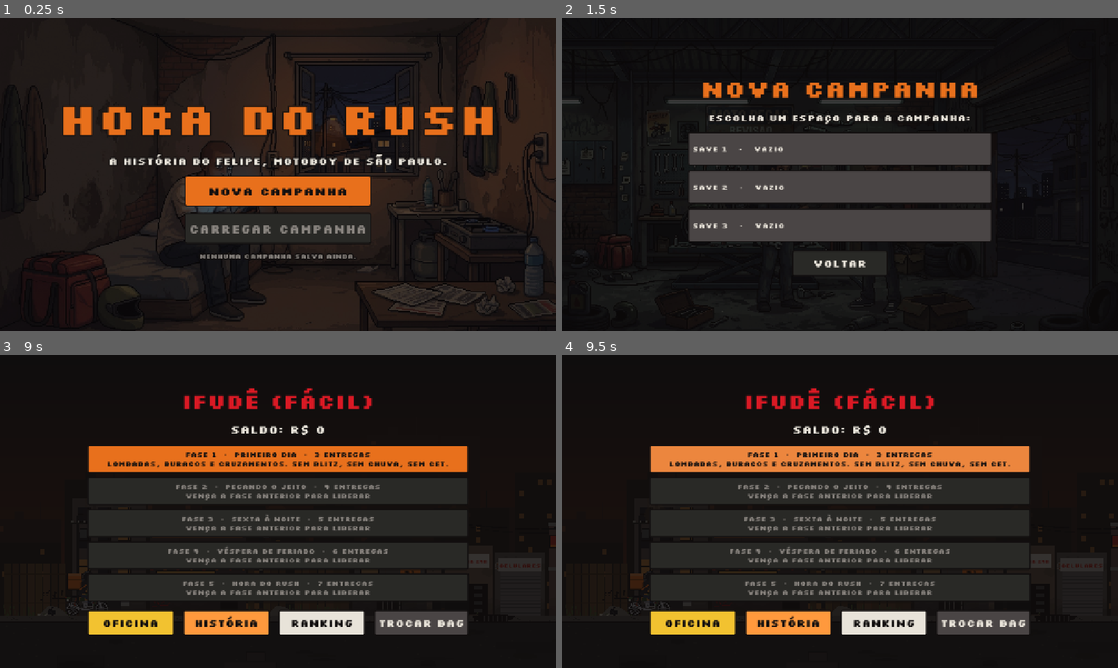
Above: before the commit, frames 1-4 (two rows, left to right).
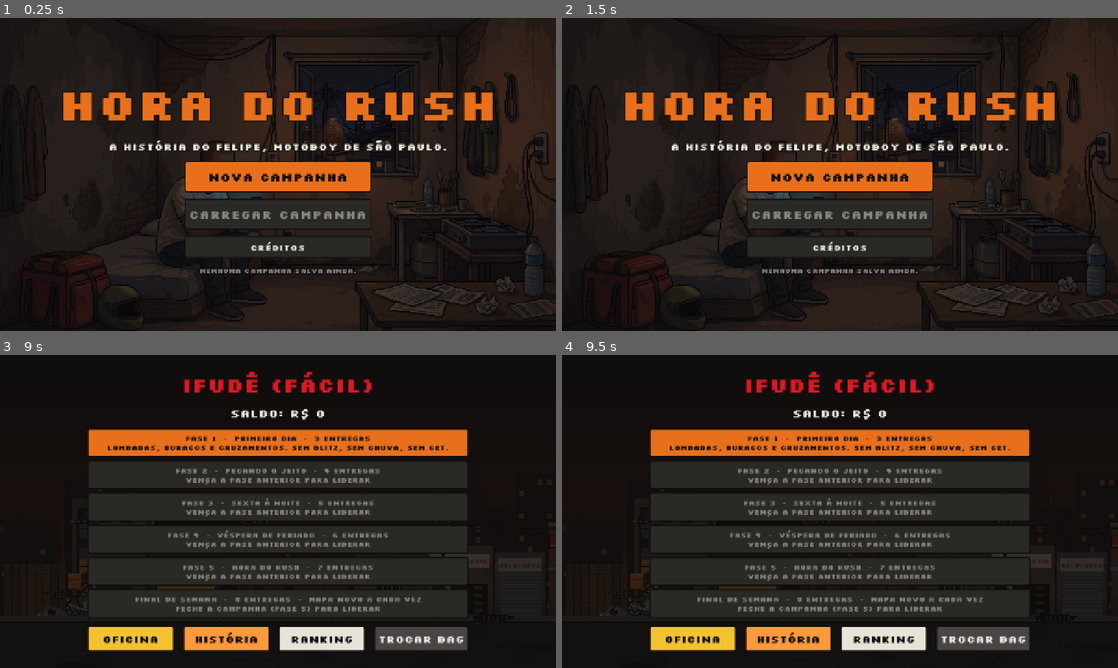
Above: after the commit, the same moments.

Repository: ViniViscas/Hora-do-Rush
Game: Godot game, scene res://scenes/main.tscn
Same seed, same stepped clock (60 frames per second), same inputs: the game is played once before the commit and once after it.
Inputs (mouse positions are in pixels of both pictures, inside the frame that each line leads up to):
- Up to frame 1 (0.25 s): no input
- Up to frame 2 (1.5 s): click "NOVA CAMPANHA" (after the commit: "CRÉDITOS") at 0.5 s; click (1073, 36) at 1.25 s, where only the run after the commit has a clickable "PULAR (ESC)"
- Up to frame 3 (9 s): click (278, 599) at 2 s, where only the run before the commit has a clickable "VOLTAR"; click "NOVA CAMPANHA" at 2.75 s; click "SAVE 1 · Vazio" at 3.5 s; click "iFudê Fácil" at 4.25 s; tap Enter at 5, 5.1, 6.05, 7.35 s; move the mouse to (278, 511) at 5.02 s; hold D (direita) 5.03-6.53 s; click (278, 511) at 5.17 s; tap Space (pulo) at 5.27, 6.02, 7.52, 8.27 s; tap Keypad Enter at 5.3, 5.85, 6.8, 8.1 s; move the mouse to (166, 527) at 5.77 s; click (166, 527) at 5.92 s; move the mouse to (333, 442) at 6.52 s; hold A (esquerda) 6.53-7.28 s; hold S (freio) 6.53-7.28 s; click (333, 442) at 6.67 s; move the mouse to (250, 574) at 7.27 s; hold D (direita) 7.28-8.78 s; click (250, 574) at 7.42 s; move the mouse to (444, 558) at 8.02 s; click (444, 558) at 8.17 s; tap P (pausa) at 8.65 s; move the mouse to (111, 464) at 8.77 s; hold A (esquerda) from 8.78 s (still down); tap 0 at 8.85 s; click (111, 464) at 8.92 s
- Up to frame 4 (9.5 s): keep holding A (esquerda); tap Space (pulo) at 9.02 s; tap Enter at 9.05 s; tap Escape at 9.4 s

The runs differ from the first frame. In frame 1, 12% of the frame differs, in the area x 11-89%, y 23-82%; in frame 2, 40%, in the area x 0-100%, y 0-100%; in frame 3, 29%; in frame 4, 30%.

Commit message:
Modo Final de semana, tutorial da Tati, ícone, créditos e imagens no README
- Final de semana: fase extra por capítulo (liberada ao fechar a campanha),
  mapa novo a cada tentativa, 8 entregas, mais perigo, paga 30% a mais,
  recorde e ranking próprios
- Tutorial: balão da Tati com dicas na primeira fase do iFudê
- Ícone em pixel art (Windows e Android); exportação do Windows agora grava
  ícone, nome e versão no .exe
- Créditos rolando no fim do capítulo 3 e pela tela inicial
- Aviso de conquista dentro da tela e abaixo do HUD
- README com imagens do jogo; README e GDD atualizados; versão 0.8.0

Co-Authored-By: Claude Opus 5.5 <noreply@anthropic.com>

Diff:
--- a/project.godot
+++ b/project.godot
@@ -14,6 +14,8 @@
 config/description="Jogo de plataforma 2D de motoqueiro entregador (Trabalho A3)."
 run/main_scene="res://scenes/main.tscn"
 config/features=PackedStringArray("4.7", "GL Compatibility")
+config/icon="res://assets/icone.png"
+config/windows_native_icon="res://assets/icone.ico"
 
 [display]
 
--- /dev/null
+++ b/src/creditos.gd
@@ -0,0 +1,122 @@
+extends Control
+## Créditos rolando de baixo para cima sobre uma imagem da história.
+## Aparecem depois do final do capítulo 3 e pelo botão CRÉDITOS da tela inicial.
+## Esc, Espaço, Enter ou o botão PULAR encerram; o sinal "terminou" avisa quem chamou.
+
+signal terminou
+
+const Config := preload("res://src/game_config.gd")
+const UI := preload("res://src/ui_util.gd")
+const Historia := preload("res://src/historia.gd")
+
+const VELOCIDADE := 55.0   # px/s
+
+## [texto, tamanho, cor]: "" = espaço em branco
+const LINHAS := [
+	["HORA DO RUSH", 72, "laranja"],
+	["A história do Felipe e da Tati", 22, "papel"],
+	["", 60, ""],
+	["GRUPO", 30, "amarelo"],
+	["Anna Carolina Martins", 24, "papel"],
+	["Pedro Henrique Nascimento", 24, "papel"],
+	["Isaías de Lima Gomes", 24, "papel"],
+	["Vinícius Viscardi Silveira", 24, "papel"],
+	["Júlia Silva de Araújo", 24, "papel"],
+	["", 50, ""],
+	["TRABALHO A3", 30, "amarelo"],
+	["Usabilidade, desenvolvimento web, mobile e jogos", 20, "papel"],
+	["Professor Elzo Brito dos Santos Filho", 20, "papel"],
+	["", 50, ""],
+	["FEITO COM", 30, "amarelo"],
+	["Godot Engine 4.7", 22, "papel"],
+	["Código escrito pelo grupo com o Claude Code (IA da Anthropic)", 18, "cinza"],
+	["", 40, ""],
+	["ARTE", 30, "amarelo"],
+	["Cenário, moto, obstáculos e personagens desenhados por código", 18, "papel"],
+	["Cutscenes e fundo da oficina gerados com IA (Google Gemini)", 18, "papel"],
+	["", 40, ""],
+	["SOM", 30, "amarelo"],
+	["Efeitos e trilhas sintetizados por código", 18, "papel"],
+	["Funk paulista, funk das antigas e funk bruxaria: composição original", 18, "papel"],
+	["", 40, ""],
+	["FONTE", 30, "amarelo"],
+	["Silkscreen, de Jason Kottke (SIL Open Font License)", 18, "papel"],
+	["", 80, ""],
+	["Valeu por jogar!", 34, "laranja"],
+	["Bora pro próximo turno.", 20, "papel"],
+]
+
+var _rolo: VBoxContainer
+var _acabou := false
+var _iniciado := false
+
+
+func _ready() -> void:
+	mouse_filter = Control.MOUSE_FILTER_STOP
+	var foto: TextureRect = UI.tela_cheia(TextureRect.new())
+	foto.texture = load(Historia.caminho("16_cap3_final.jpg"))
+	foto.expand_mode = TextureRect.EXPAND_IGNORE_SIZE
+	foto.stretch_mode = TextureRect.STRETCH_KEEP_ASPECT_COVERED
+	foto.mouse_filter = Control.MOUSE_FILTER_IGNORE
+	add_child(foto)
+	var escuro: ColorRect = UI.tela_cheia(ColorRect.new())
+	escuro.color = Color(0.04, 0.03, 0.03, 0.86)
+	escuro.mouse_filter = Control.MOUSE_FILTER_IGNORE
+	add_child(escuro)
+
+	var cores := {"laranja": Config.COR_LARANJA, "amarelo": Config.COR_AMARELO,
+		"papel": Config.COR_PAPEL, "cinza": Config.COR_CINZA_CLARO}
+	_rolo = VBoxContainer.new()
+	_rolo.add_theme_constant_override("separation", 10)
+	_rolo.mouse_filter = Control.MOUSE_FILTER_IGNORE
+	add_child(_rolo)
+	for l in LINHAS:
+		if l[0] == "":
+			var vazio := Control.new()
+			vazio.custom_minimum_size = Vector2(0, l[1])
+			_rolo.add_child(vazio)
+			continue
+		var r := UI.label(l[0], l[1], cores[l[2]], 6)
+		r.horizontal_alignment = HORIZONTAL_ALIGNMENT_CENTER
+		_rolo.add_child(r)
+
+	var pular: Button = UI.botao("PULAR (ESC)", Config.COR_CINZA_ESCURO, Config.COR_PAPEL, 14)
+	pular.position = Vector2(1100, 20)
+	pular.size = Vector2(160, 40)
+	pular.pressed.connect(_encerrar)
+	add_child(pular)
+	resized.connect(_posicionar_inicio)
+	_posicionar_inicio.call_deferred()
+
+
+func _posicionar_inicio() -> void:
+	if _iniciado or size.y <= 0.0:
+		return
+	_iniciado = true
+	_rolo.size.x = size.x
+	_rolo.position = Vector2(0, size.y * 0.7)
+
+
+func _process(delta: float) -> void:
+	if _acabou or not _iniciado:
+		return
+	_rolo.size.x = size.x
+	_rolo.position.y -= VELOCIDADE * delta
+	# Terminou quando a última linha passa do meio da tela
+	if _rolo.position.y + _rolo.size.y < size.y * 0.45:
+		_encerrar()
+
+
+func _input(event: InputEvent) -> void:
+	if not (event is InputEventKey and event.pressed and not event.echo):
+		return
+	if event.keycode in [KEY_ESCAPE, KEY_SPACE, KEY_ENTER, KEY_KP_ENTER]:
+		get_viewport().set_input_as_handled()
+		_encerrar()
+
+
+func _encerrar() -> void:
+	if _acabou:
+		return
+	_acabou = true
+	terminou.emit()
--- /dev/null
+++ b/src/dica_tati.gd
@@ -0,0 +1,111 @@
+extends CanvasLayer
+## Tutorial: balão da Tati na parte de baixo da tela, com o rosto dela em pixel art.
+## main.gd chama dizer() nos momentos certos da primeira fase; as falas entram numa fila
+## e cada uma fica na tela o tempo de ler. Fica embaixo, no meio, entre os botões de toque.
+
+const Config := preload("res://src/game_config.gd")
+const UI := preload("res://src/ui_util.gd")
+const Personagem := preload("res://src/personagem.gd")
+const Som := preload("res://src/som.gd")
+
+const PIXEL := 2
+const LARGURA := 760.0
+
+var _painel: PanelContainer
+var _texto: Label
+var _tati
+var _fila: Array = []
+var _restante := 0.0
+
+
+func _ready() -> void:
+	layer = 12
+	_painel = PanelContainer.new()
+	var estilo := UI.estilo(Color(0.07, 0.06, 0.06, 0.92), Config.COR_LARANJA, 6, 3)
+	estilo.set_content_margin_all(6)
+	_painel.add_theme_stylebox_override("panel", estilo)
+	_painel.mouse_filter = Control.MOUSE_FILTER_IGNORE
+	_painel.custom_minimum_size = Vector2(LARGURA, 0)
+	_painel.visible = false
+	add_child(_painel)
+
+	var linha := HBoxContainer.new()
+	linha.add_theme_constant_override("separation", 14)
+	_painel.add_child(linha)
+	linha.add_child(_retrato())
+
+	var coluna := VBoxContainer.new()
+	coluna.alignment = BoxContainer.ALIGNMENT_CENTER
+	linha.add_child(coluna)
+	coluna.add_child(UI.label("TATI", 15, Config.COR_LARANJA, 4))
+	_texto = UI.label("", 15, Config.COR_PAPEL, 4)
+	_texto.autowrap_mode = TextServer.AUTOWRAP_WORD_SMART
+	_texto.custom_minimum_size = Vector2(LARGURA - 130.0, 0)
+	coluna.add_child(_texto)
+
+
+## Rosto e ombros da Tati (o mesmo desenho da oficina), ampliado sem suavizar.
+func _retrato() -> Control:
+	var area := Vector2i(40, 42)
+	var caixa := SubViewportContainer.new()
+	caixa.stretch = true
+	caixa.stretch_shrink = PIXEL
+	caixa.texture_filter = CanvasItem.TEXTURE_FILTER_NEAREST
+	caixa.mouse_filter = Control.MOUSE_FILTER_IGNORE
+	caixa.custom_minimum_size = Vector2(area * PIXEL)
+	var tela := SubViewport.new()
+	tela.transparent_bg = true
+	tela.canvas_item_default_texture_filter = Viewport.DEFAULT_CANVAS_ITEM_TEXTURE_FILTER_NEAREST
+	caixa.add_child(tela)
+	_tati = Personagem.new()
+	_tati.tipo = "mecanica"
+	_tati.olhando_direita = true
+	_tati.position = Vector2(area.x / 2.0, 90.0)   # pés bem abaixo: só aparece da cintura para cima
+	tela.add_child(_tati)
+	return caixa
+
+
+## Põe a fala na fila; aparece assim que a anterior sair.
+func dizer(texto: String) -> void:
+	_fila.append(texto)
+	if not _painel.visible:
+		_proxima()
+
+
+func calar() -> void:
+	_fila.clear()
+	_restante = 0.0
+	_painel.visible = false
+
+
+func _proxima() -> void:
+	if _fila.is_empty():
+		_painel.visible = false
+		_tati.falando = false
+		return
+	var texto: String = _fila.pop_front()
+	_texto.text = texto
+	_restante = 3.5 + texto.length() * 0.045
+	_painel.visible = true
+	_tati.falando = true
+	_tati.expressao = Personagem.Expressao.FELIZ
+	Som.tocar("bipe", -6.0, 1.3)
+	# Posição: embaixo, no meio (o tamanho só fica certo depois do texto entrar)
+	_painel.reset_size()
+	var tela := get_viewport().get_visible_rect().size
+	_painel.position = Vector2((tela.x - _painel.size.x) / 2.0, tela.y - _painel.size.y - 6.0)
+	_painel.modulate.a = 0.0
+	create_tween().tween_property(_painel, "modulate:a", 1.0, 0.2)
+
+
+func _process(delta: float) -> void:
+	if not _painel.visible:
+		return
+	# Reposiciona (o autowrap pode mudar a altura no primeiro quadro)
+	var tela := get_viewport().get_visible_rect().size
+	_painel.position = Vector2((tela.x - _painel.size.x) / 2.0, tela.y - _painel.size.y - 6.0)
+	_restante -= delta
+	if _restante <= 0.4:
+		_tati.falando = false
+	if _restante <= 0.0:
+		_proxima()
--- a/src/game_config.gd
+++ b/src/game_config.gd
@@ -137,6 +137,27 @@
 	},
 ]
 
+# --- Modo Final de semana ---
+# Fase extra de cada capítulo, liberada ao fechar a campanha da bag. Mapa novo a cada
+# tentativa (semente sorteada), mais entregas, menos tempo e mais perigo; paga mais
+# (plantão de fim de semana). Usa o índice FASE_FDS logo depois das fases da campanha.
+const FASE_FDS := 5
+const FINAL_DE_SEMANA := {
+	"nome": "Final de semana",
+	"descricao": "Mapa novo a cada vez, 8 entregas e pouco tempo. O plantão paga mais.",
+	"entregas": 8,
+	"tempo": 0.88,
+	"quantidade": {"lombada": [4, 6], "boca": [4, 6], "terra": [1, 3], "cruzamento": [2, 3], "blitz": [1, 2]},
+	"chuva": 1.5, "cet": 1.3, "blitz": 1.5,
+	"pagamento": 1.3,
+}
+
+
+## Definição da fase pelo índice: as da campanha ou o Final de semana.
+static func def_fase(i: int) -> Dictionary:
+	return FINAL_DE_SEMANA if i == FASE_FDS else FASES[i]
+
+
 # --- Capítulos da história ---
 # true: cada bag (capítulo) só é liberada depois de fechar a campanha da anterior
 # (iFudê -> 99 Problemas -> Kitreta). false: as três bags ficam livres desde o início.
--- a/src/main.gd
+++ b/src/main.gd
@@ -22,6 +22,7 @@
 const Efeitos := preload("res://src/efeitos.gd")
 const Historia := preload("res://src/historia.gd")
 const Conquistas := preload("res://src/conquistas.gd")
+const DicaTati := preload("res://src/dica_tati.gd")
 
 const LARGURA_FASE := Gerador.LARGURA
 const PX_POR_METRO := 16.0
@@ -81,6 +82,9 @@
 var _tremor := 0.0          # segundos de tremor restantes
 var _tremor_forca := 0.0
 var quedas := 0             # tombos na fase (conquista "Liso")
+var dica  # DicaTati: tutorial da primeira fase
+var _tutorial := false      # ligado na fase 1 do iFudê até ela ser vencida uma vez
+var _dicas_ditas := {}
 
 
 func _ready() -> void:
@@ -94,8 +98,9 @@
 		dif_id = jogar
 		n_fase = fase_pendente
 		prog = Progresso.carregar(dif_id)
-		fase = Gerador.new().gerar(_escolher_semente(prog.sementes[n_fase]),
-			Config.FASES[n_fase].quantidade)
+		# Final de semana: mapa novo a cada tentativa; na campanha, o mapa fixo da fase
+		var semente: int = rng.randi_range(1, 999999) if n_fase == Config.FASE_FDS else prog.sementes[n_fase]
+		fase = Gerador.new().gerar(_escolher_semente(semente), Config.def_fase(n_fase).quantidade)
 	else:
 		fase = Gerador.new().gerar(_escolher_semente(rng.randi_range(1, 999999)))
 	_criar_fundo()
@@ -105,7 +110,7 @@
 	if jogar != "":
 		# Cartão da história antes da fase, só na primeira vez que ela é jogada
 		var chave := "fase_%s_%d" % [jogar, n_fase]
-		if Progresso.visto(chave):
+		if n_fase == Config.FASE_FDS or Progresso.visto(chave):
 			_iniciar(jogar, n_fase)
 		else:
 			Som.musica("menu")
@@ -321,6 +326,8 @@
 	popup.acertou.connect(_on_codigo_certo)
 	popup.errou.connect(_on_codigo_errado)
 	add_child(Toque.new())
+	dica = DicaTati.new()
+	add_child(dica)
 	telas = Telas.new()
 	add_child(telas)
 	telas.escolher_bag.connect(func(id: String) -> void:
@@ -384,7 +391,7 @@
 func _iniciar(id: String, indice_fase: int) -> void:
 	dif_id = id
 	n_fase = indice_fase
-	def_fase = Config.FASES[n_fase]
+	def_fase = Config.def_fase(n_fase)
 	# A fase ajusta as chances da bag (ex.: fase 1 sem blitz, sem chuva, sem CET)
 	dif = Config.DIFICULDADES[id].duplicate()
 	dif.chance_chuva = minf(1.0, dif.chance_chuva * def_fase.chuva)
@@ -419,9 +426,13 @@
 	chuva.visible = obst.chovendo
 
 	estado = Estado.JOGANDO
+	_tutorial = id == "facil" and n_fase == 0 and prog.recordes[0] == 0   # até vencer a fase 1
+	_dicas_ditas = {}
+	_dica("inicio", "Primeiro turno! A/D ou as setas pilotam, S ou Shift freia. "
+		+ "A seta na tela aponta o restaurante do pedido.")
 	Som.musica("partida_" + id)
 	_novo_pedido()
-	var msg := "FASE %d: %s\n%d entregas até o fim do rush." % [n_fase + 1, def_fase.nome, meta_entregas]
+	var msg := "%s\n%d entregas até o fim do rush." % [_nome_fase().to_upper(), meta_entregas]
 	if obst.chovendo:
 		msg += "\nTá chovendo: o freio tá fraco!"
 	hud.aviso(msg, Config.COR_LARANJA_CLARO)
@@ -469,6 +480,8 @@
 	Som.tocar("coleta")
 	efeitos.confete(restaurante_atual.position + Vector2(0, -150), [Config.COR_LARANJA, Config.COR_PAPEL])
 	hud.aviso("Pedido na bag! Entregar no Nº %s" % casa_atual.nome, Config.COR_LARANJA_CLARO)
+	_dica("prazo", "Pedido na bag! Leva até a casa. A barra lá em cima é o prazo: "
+		+ "chegando antes, você ganha tempo extra no turno.")
 
 
 func _atualizar_destaques() -> void:
@@ -520,6 +533,37 @@
 	hud.aviso("Código errado! -%d pts" % Config.PENALIDADE_CODIGO, Config.COR_VERMELHO)
 
 
+## Tutorial: cada fala aparece uma vez por partida, só enquanto o tutorial está ligado.
+func _dica(id: String, texto: String) -> void:
+	if not _tutorial or _dicas_ditas.has(id):
+		return
+	_dicas_ditas[id] = true
+	dica.dizer(texto)
+
+
+## Dicas que dependem de onde a moto está: obstáculo chegando e gasolina baixa.
+func _dicas_do_caminho() -> void:
+	var x: float = moto.position.x
+	var dir := float(moto.direcao)
+	for l in obst.lombadas:
+		var d: float = (l.cx() - x) * dir
+		if d > 0.0 and d < 500.0:
+			_dica("lombada", "Lombada! Embala, e no ar usa A/D para deixar a moto reta e pousar de pé.")
+	for b in obst.bocas:
+		var d: float = (b.cx() - x) * dir
+		if d > 0.0 and d < 450.0:
+			_dica("boca", "Boca de lobo! Pula com Espaço (ou W) para passar por cima, ou atravessa embalado.")
+	if gasolina < gas_max * 0.4:
+		_dica("gasolina", "A gasolina tá baixando. Para em cima de um posto e espera o tanque encher.")
+
+
+## "Fase 3: Sexta à noite" ou "Final de semana".
+func _nome_fase() -> String:
+	if n_fase == Config.FASE_FDS:
+		return def_fase.nome
+	return "Fase %d: %s" % [n_fase + 1, def_fase.nome]
+
+
 ## Desbloqueia a conquista e, se for nova, mostra o aviso no canto da tela.
 func _conquista(id: String) -> void:
 	if Conquistas.desbloquear(id):
@@ -559,7 +603,7 @@
 		Som.parar_loops()
 		Som.abafar(true)
 		Som.tocar("clique")
-		telas.mostrar_pausa(n_fase, def_fase.nome)
+		telas.mostrar_pausa(n_fase, _nome_fase())
 	else:
 		Som.abafar(estado == Estado.CODIGO)
 		telas.limpar()
@@ -595,13 +639,18 @@
 	# Acerto do turno: vencendo, recebe pelos pontos; perdendo, só a taxa das entregas feitas.
 	# Apps mais exigentes pagam mais (multiplicador "pagamento" da bag).
 	var base := float(pontos) / Config.PONTOS_POR_REAL if vitoria else float(entregas * Config.REAIS_POR_ENTREGA)
-	var pagamento := int(base * dif.pagamento)
+	var pagamento := int(base * dif.pagamento * def_fase.get("pagamento", 1.0))
 	prog.dinheiro += pagamento
-	var recorde: bool = vitoria and pontos > prog.recordes[n_fase]
-	if vitoria:
+	var fds := n_fase == Config.FASE_FDS
+	var recorde_antes: int = prog.recorde_fds if fds else prog.recordes[n_fase]
+	var recorde: bool = vitoria and pontos > recorde_antes
+	if vitoria and fds:
+		prog.recorde_fds = maxi(prog.recorde_fds, pontos)
+	elif vitoria:
 		prog.recordes[n_fase] = maxi(prog.recordes[n_fase], pontos)
 		prog.liberada = maxi(prog.liberada, mini(n_fase + 1, Config.FASES.size() - 1))
 	Progresso.salvar(dif_id, prog)
+	dica.calar()
 	if vitoria:
 		_conquista("turno")
 		if quedas == 0:
@@ -616,16 +665,22 @@
 	if vitoria:
 		linhas += "\n(inclui +%d pelo tempo que sobrou)%s" % [bonus, "   NOVO RECORDE!" if recorde else ""]
 	linhas += "\nAcerto do turno: R$ %d     Saldo: R$ %d" % [pagamento, prog.dinheiro]
-	linhas += "\nFase %d: %s     Bag: %s     Mapa nº %d" % [n_fase + 1, def_fase.nome, dif.nome, fase.semente]
+	linhas += "\n%s     Bag: %s     Mapa nº %d" % [_nome_fase(), dif.nome, fase.semente]
 	var titulo := "GAME OVER"
 	if vitoria:
-		titulo = "CAMPANHA FECHADA!" if n_fase == Config.FASES.size() - 1 else "TURNO FECHADO!"
+		titulo = "PLANTÃO FECHADO!" if fds else "TURNO FECHADO!"
 	if vitoria and n_fase == Config.FASES.size() - 1:
 		# Fechou a campanha: final da história e, depois, a tela de fim com a casa no fundo
 		titulo = "%s FECHADO!" % Historia.CAPITULOS[dif_id].titulo.split(":")[0]
+		var tela_fim := func() -> void:
+			telas.mostrar_fim(vitoria, titulo, mensagem, linhas, n_fase, Historia.caminho(Historia.fundo_final(dif_id)),
+				ranking)
 		telas.mostrar_cutscene(Historia.final(dif_id), func() -> void:
-			telas.mostrar_fim(vitoria, titulo, mensagem, linhas, n_fase, Historia.caminho(Historia.fundo_final(dif_id)),
-				ranking))
+			# Fim da história (capítulo 3): créditos antes da tela de fim
+			if Historia.ORDEM.find(dif_id) == Historia.ORDEM.size() - 1:
+				telas.mostrar_creditos(tela_fim)
+			else:
+				tela_fim.call())
 		return
 	telas.mostrar_fim(vitoria, titulo, mensagem, linhas, n_fase, Historia.caminho(imagem) if imagem != "" else "",
 		ranking)
@@ -651,6 +706,8 @@
 				Historia.FUNDO_TEMPO)
 		elif estado == Estado.JOGANDO:
 			_interacoes(delta)
+			if _tutorial:
+				_dicas_do_caminho()
 
 	# Câmera olha um pouco à frente do movimento
 	_olhar = lerpf(_olhar, clampf(moto.velocity.x * 0.4, -220.0, 220.0), 2.0 * delta)
@@ -717,6 +774,7 @@
 		Etapa.IR_RESTAURANTE:
 			if parado and _moto_em(restaurante_atual):
 				etapa = Etapa.COLETANDO
+				_dica("coleta", "Isso! Fica parado aí até a barra encher. Se sair antes, o pedido não vem.")
 				progresso = 0.0
 				espera_total = 1.5
 				restaurante_atual.texto_progresso = "Pegando o pedido..."
@@ -737,6 +795,8 @@
 		Etapa.IR_CLIENTE:
 			if parado and _moto_em(casa_atual):
 				etapa = Etapa.ESPERANDO_CLIENTE
+				_dica("cliente", "Chegou! Espera o cliente descer e digita o código que ele mostrar. "
+					+ "Errar o código custa pontos.")
 				progresso = 0.0
 				espera_total = rng.randf_range(0.6, 1.2)
 				casa_atual.texto_progresso = "Chamando o cliente..."
--- a/src/progresso.gd
+++ b/src/progresso.gd
@@ -127,6 +127,7 @@
 		"niveis": cfg.get_value("moto", "niveis", cfg.get_value(dif_id, "niveis", {})),
 		"recordes": cfg.get_value(dif_id, "recordes", []),
 		"sementes": cfg.get_value(dif_id, "sementes", []),
+		"recorde_fds": cfg.get_value(dif_id, "recorde_fds", 0),   # modo Final de semana
 	}
 	for id in Config.MELHORIAS:
 		if not p.niveis.has(id):
--- a/src/screens.gd
+++ b/src/screens.gd
@@ -23,6 +23,7 @@
 const UI := preload("res://src/ui_util.gd")
 const TelaOficina := preload("res://src/tela_oficina.gd")
 const Cutscene := preload("res://src/cutscene.gd")
+const Creditos := preload("res://src/creditos.gd")
 const Historia := preload("res://src/historia.gd")
 const Progresso := preload("res://src/progresso.gd")
 const Conquistas := preload("res://src/conquistas.gd")
@@ -93,6 +94,10 @@
 	carregar.add_theme_color_override("font_disabled_color", Config.COR_CINZA_CLARO)
 	carregar.pressed.connect(func() -> void: mostrar_saves(false))
 	coluna.add_child(carregar)
+	var creditos: Button = UI.botao("CRÉDITOS", Config.COR_CINZA_ESCURO, Config.COR_PAPEL, 20)
+	creditos.custom_minimum_size = Vector2(420, 52)
+	creditos.pressed.connect(func() -> void: mostrar_creditos(mostrar_inicio))
+	coluna.add_child(creditos)
 	if carregar.disabled:
 		_titulo(caixa, "Nenhuma campanha salva ainda.", 15, Config.COR_CINZA_CLARO)
 
@@ -271,6 +276,25 @@
 		b.pressed.connect(func() -> void: jogar_fase.emit(i))
 		lista.add_child(b)
 
+	# Modo Final de semana: liberado ao fechar a campanha da bag
+	var fds: Dictionary = Config.FINAL_DE_SEMANA
+	var livre: bool = p.recordes[Config.FASES.size() - 1] > 0
+	var texto_fds := "FINAL DE SEMANA  ·  %d entregas  ·  mapa novo a cada vez" % fds.entregas
+	if not livre:
+		texto_fds += "\nFeche a campanha (fase 5) para liberar"
+	elif p.recorde_fds > 0:
+		texto_fds += "\nO plantão paga mais.   Recorde: %d pts" % p.recorde_fds
+	else:
+		texto_fds += "\nPouco tempo e mais perigo. O plantão paga mais."
+	var cor_fds: Color = Config.COR_VERMELHO if livre else Config.COR_CINZA_ESCURO
+	var bf: Button = UI.botao(texto_fds, cor_fds, Config.COR_PAPEL if livre else Config.COR_CINZA_CLARO, 16)
+	bf.custom_minimum_size = Vector2(760, 66)
+	bf.disabled = not livre
+	bf.add_theme_stylebox_override("disabled", UI.estilo(cor_fds))
+	bf.add_theme_color_override("font_disabled_color", Config.COR_CINZA_CLARO)
+	bf.pressed.connect(func() -> void: jogar_fase.emit(Config.FASE_FDS))
+	lista.add_child(bf)
+
 	var linha := _linha_botoes(caixa)
 	_botao(linha, "OFICINA", Config.COR_AMARELO, Config.COR_PRETO, 200, func() -> void: abrir_oficina.emit())
 	_botao(linha, "HISTÓRIA", Config.COR_LARANJA_CLARO, Config.COR_PRETO, 200, func() -> void: ver_historia.emit())
@@ -285,6 +309,15 @@
 	_atual = c
 	add_child(c)
 	c.iniciar(cenas)
+	c.terminou.connect(ao_terminar)
+
+
+## Créditos rolando (creditos.gd); "ao_terminar" é chamado no fim ou ao pular.
+func mostrar_creditos(ao_terminar: Callable) -> void:
+	limpar()
+	var c = UI.tela_cheia(Creditos.new())
+	_atual = c
+	add_child(c)
 	c.terminou.connect(ao_terminar)
 
 
@@ -323,7 +356,7 @@
 		_campo_ranking(caixa, ranking)
 
 	var linha := _linha_botoes(caixa)
-	var tem_proxima := indice_fase + 1 < Config.FASES.size()
+	var tem_proxima := indice_fase + 1 < Config.FASES.size()   # o Final de semana não tem próxima
 	if vitoria and tem_proxima:
 		_botao(linha, "PRÓXIMA FASE", Config.COR_LARANJA, Config.COR_PRETO, 250,
 			func() -> void: jogar_fase.emit(indice_fase + 1))
@@ -362,7 +395,8 @@
 		var pos := Ranking.registrar(r.dif_id, r.fase, campo.text, r.pontos)
 		for filho in linha.get_children():
 			filho.queue_free()
-		var feito := UI.label("#%d NO RANKING DA FASE %d!" % [pos, r.fase + 1] if pos > 0 else "Não entrou no ranking.",
+		var onde := "DO FINAL DE SEMANA" if r.fase == Config.FASE_FDS else "DA FASE %d" % (r.fase + 1)
+		var feito := UI.label("#%d NO RANKING %s!" % [pos, onde] if pos > 0 else "Não entrou no ranking.",
 			22, Config.COR_AMARELO, 4)
 		linha.add_child(feito)
 		Som.tocar("compra")
@@ -378,14 +412,14 @@
 	_titulo(caixa, "RANKING · %s" % d.nome, 52, d.cor)
 	var abas := _linha_botoes(caixa)
 	abas.add_theme_constant_override("separation", 8)
-	for i in Config.FASES.size():
+	for i in Config.FASES.size() + 1:   # as 5 fases e o Final de semana
 		var atual := i == fase
-		var b: Button = UI.botao("FASE %d" % (i + 1), Config.COR_LARANJA if atual else Config.COR_CINZA,
-			Config.COR_PRETO if atual else Config.COR_PAPEL, 18)
+		var b: Button = UI.botao("FIM DE SEMANA" if i == Config.FASE_FDS else "FASE %d" % (i + 1),
+			Config.COR_LARANJA if atual else Config.COR_CINZA, Config.COR_PRETO if atual else Config.COR_PAPEL, 18)
 		b.custom_minimum_size = Vector2(130, 48)
 		b.pressed.connect(func() -> void: mostrar_ranking(d, dif_id, i))
 		abas.add_child(b)
-	_titulo(caixa, Config.FASES[fase].nome, 24, Config.COR_PAPEL)
+	_titulo(caixa, Config.def_fase(fase).nome, 24, Config.COR_PAPEL)
 
 	var tabela := GridContainer.new()
 	tabela.columns = 4
@@ -449,7 +483,10 @@
 		pilha = VBoxContainer.new()
 		pilha.name = "Avisos"
 		pilha.add_theme_constant_override("separation", 8)
-		pilha.position = Vector2(get_viewport().get_visible_rect().size.x - 376.0, 16.0)
+		# Encostada à direita, logo abaixo da barra do HUD (o tamanho muda com o texto)
+		pilha.position = Vector2(get_viewport().get_visible_rect().size.x - 376.0, 64.0)
+		pilha.resized.connect(func() -> void:
+			pilha.position.x = get_viewport().get_visible_rect().size.x - pilha.size.x - 16.0)
 		pilha.mouse_filter = Control.MOUSE_FILTER_IGNORE
 		add_child(pilha)
 	var cartao := PanelContainer.new()
@@ -477,7 +514,7 @@
 func mostrar_pausa(indice_fase: int, nome_fase: String) -> void:
 	var caixa := _base(0.75)
 	_titulo(caixa, "PAUSADO", 72, Config.COR_LARANJA)
-	_titulo(caixa, "Fase %d: %s" % [indice_fase + 1, nome_fase], 26, Config.COR_PAPEL)
+	_titulo(caixa, nome_fase, 26, Config.COR_PAPEL)
 	var coluna := VBoxContainer.new()
 	coluna.add_theme_constant_override("separation", 12)
 	caixa.add_child(coluna)
Binary file added: assets/icone.ico
Binary file added: assets/icone.png
Not shown, added: assets/icone.png.import
Binary file added: docs/img/01_tela_inicial.jpg
Not shown, added: docs/img/01_tela_inicial.jpg.import
Binary file added: docs/img/02_partida.jpg
Not shown, added: docs/img/02_partida.jpg.import
Binary file added: docs/img/03_tutorial.jpg
Not shown, added: docs/img/03_tutorial.jpg.import
Binary file added: docs/img/04_oficina.jpg
Not shown, added: docs/img/04_oficina.jpg.import
Binary file added: docs/img/05_cutscene.jpg
(and 7 more such lines)
